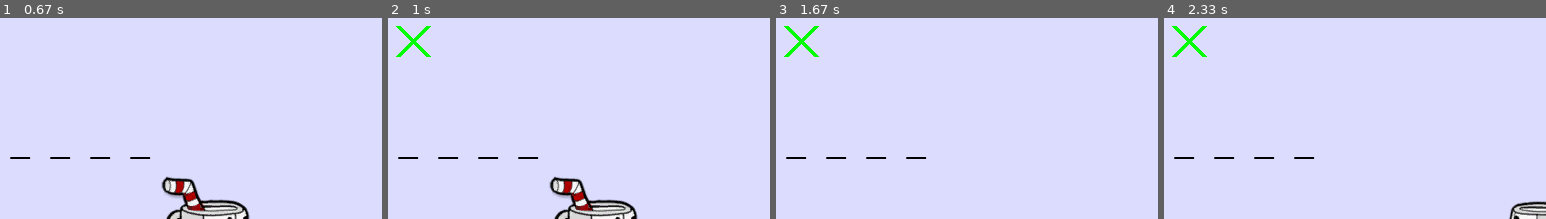
Above: before the commit, frames 1-4 (left to right).
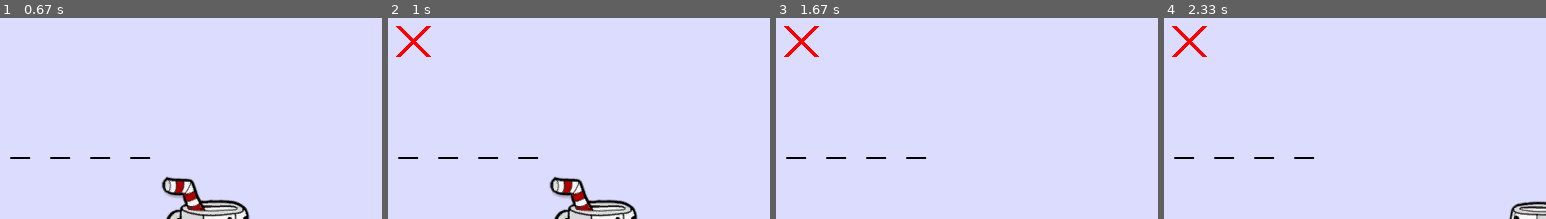
Above: after the commit, the same moments.

Repository: AlanCintora/Ahorcado_pygame
Game: pygame game, started from parcial.py
Same seed, same stepped clock (60 frames per second), same inputs: the game is played once before the commit and once after it.
Inputs (mouse positions are % of the whole screen's width and height, from its top left):
- Up to frame 1 (0.67 s): click (35, 42) at 0.38 s
- Up to frame 2 (1 s): tap Enter at 0.67 s
- Up to frame 3 (1.67 s): hold Right 1-1.47 s; hold Right from 1.5 s (still down)
- Up to frame 4 (2.33 s): release Right at 1.97 s; hold Left from 2 s (still down)
The pictures show only the part of the screen within x 5-55%, y 10-60%; the shares and areas given below are measured in that part.

Frame 1 is identical in both runs. In frame 2, 0.4% of the frame differs, in the area x 2-12%, y 3-20%; in frame 3, 0.4%; in frame 4, 0.4%.

Commit message:
se agrega musica de fondo + se cambiaa color de las cruces

Diff:
--- a/funciones.py
+++ b/funciones.py
@@ -42,13 +42,13 @@
     return False
 
 ### alan
-def dibujar_cruces(errores, pantalla, color):
+def dibujar_cruces(errores, pantalla, ROJO):
     for i in range(errores):
         # Cada cruz se desplaza 50 píxeles hacia la derecha
         x = 50 + i * 60
         y = 50
-        pygame.draw.line(pantalla, color, (x, y), (x + 30, y + 30), 5)
-        pygame.draw.line(pantalla, color, (x + 30, y), (x, y + 30), 5)
+        pygame.draw.line(pantalla, ROJO, (x, y), (x + 30, y + 30), 5)
+        pygame.draw.line(pantalla, ROJO, (x + 30, y), (x, y + 30), 5)
 
 ### matias
 def boton(x, y, ruta, escalado = 1):
@@ -160,7 +160,7 @@
     dibujar_personaje(pantalla, personaje)
     dibujar_ahorcado(
         pantalla, ahorcado, ahorcado["errores"])
-    dibujar_cruces(ahorcado["errores"], pantalla, VERDE)
+    dibujar_cruces(ahorcado["errores"], pantalla, ROJO)
     dibujar_juego(fuente, palabra_random, letras_presionadas, pantalla)
 
     palabra_mostrada = [letra if letra in letras_presionadas else "_" for letra in palabra_random]
@@ -175,3 +175,27 @@
         pygame.display.update()
         pygame.time.wait(2000)
         pygame.quit()
+
+
+
+
+
+# def procesar_tecla(letra, palabra, letras_adivinadas, errores, sonido_error):
+#     """
+#     Procesa una letra ingresada por el jugador.
+#     - letra: la tecla presionada
+#     - palabra_secreta: palabra que debe adivinarse
+#     - letras_adivinadas: lista de letras ya ingresadas
+#     - errores: cantidad de errores hasta ahora
+#     - sonido_error: sonido a reproducir si se equivoca
+#     Devuelve: (acierto: bool, errores: int)
+#     """
+#     letra = letra.upper()
+#     if letra.isalpha() and letra not in letras_adivinadas:
+#         letras_adivinadas.append(letra)
+#         if letra in palabra_secreta:
+#             return True, errores
+#         else:
+#             sonido_error.play()
+#             errores += 1
+#     return False, errores
--- /dev/null
+++ b/main.py
@@ -0,0 +1,98 @@
+# Importamos las librerías necesarias
+import pygame
+
+
+# Inicializamos Pygame
+pygame.init()
+pygame.mixer.init()
+
+# Dimensiones de la ventana
+ANCHO = 800
+ALTO = 600
+
+# Ícono
+icono = pygame.image.load("assets\icono.png")
+pygame.display.set_icon(icono)
+
+# Creamos la ventana principal
+ventana = pygame.display.set_mode((ANCHO, ALTO))
+pygame.display.set_caption("Ahorcado by 3 mosqueteros")
+
+# Colores (RGB)
+BLANCO = (255, 255, 255)
+ROJO = (255, 0, 0)
+NEGRO = (0, 0, 0)
+COLOR_FONDO = (220, 220, 255)
+
+# Fuente para los textos
+FUENTE = pygame.font.SysFont(None, 48)
+
+# Cargamos el sonido de error
+sonido_error = pygame.mixer.Sound("assets\error.wav")
+
+# Cargamos musica de background
+pygame.mixer.music.load("assets\suspense_background.mp3")
+pygame.mixer.music.play(-1)
+pygame.mixer.music.set_volume(0.3)
+
+#######Funciones para testing#################
+#Función para mostrar texto en pantalla
+def mostrar_texto(texto, x, y):
+    superficie = FUENTE.render(texto, True, NEGRO)
+    ventana.blit(superficie, (x, y))
+
+# Función para dibujar cruces rojas por cada error cometido
+def dibujar_cruces(errores):
+    for i in range(errores):
+        # Cada cruz se desplaza 50 píxeles hacia la derecha
+        x = 50 + i * 60
+        y = 50
+        pygame.draw.line(ventana, ROJO, (x, y), (x + 30, y + 30), 5)
+        pygame.draw.line(ventana, ROJO, (x + 30, y), (x, y + 30), 5)
+
+# Función que inicia un nuevo juego, devolviendo estructuras iniciales
+def nuevo_juego():
+    intentos = []  # Lista vacía para registrar intentos
+    errores = 0    # Contador de errores
+    return intentos, errores
+
+
+# ----------------- BUCLE PRINCIPAL -----------------
+def jugar():
+    # 1. Cargar palabras desde archivo y elegir una al azar
+    # 2. Inicializar estructuras necesarias: letras_adivinadas, errores, reloj, banderas
+    reloj = pygame.time.Clock()  # Controla la velocidad del juego
+    jugando = True
+    intentos, errores = nuevo_juego()
+
+    pygame.mixer.music.load("assets\suspense_background.mp3")
+    pygame.mixer.music.play(-1)
+    pygame.mixer.music.set_volume(0.3)
+
+    while jugando:
+        ventana.fill(COLOR_FONDO)
+
+        # Mostrar breve explicacion
+        mostrar_texto("Ahorcado - ¡Adivina la palabra o serás colgado!", 20, 300)
+        mostrar_texto(f"Intentos: {intentos}", 50, 550)
+
+
+        for evento in pygame.event.get():
+            if evento.type == pygame.QUIT:
+               jugando = False
+            elif evento.type == pygame.KEYDOWN:
+                if evento.key == pygame.K_ESCAPE:
+                    jugando = False
+
+        pygame.display.update()
+        pygame.display.flip()
+        reloj.tick(30)
+
+    # Cerramos Pygame correctamente
+    pygame.quit()
+    # Instrucción: este bloque debe ser completado por el estudiante según las consignas
+    pass
+
+# No ejecutar el juego automáticamente: solo se invoca desde consola o importación
+# Descomentar la línea siguiente para probar el juego terminado:
+jugar()
--- a/parcial.py
+++ b/parcial.py
@@ -7,6 +7,9 @@
 
 # Inicializar Pygame
 pygame.init()
+pygame.mixer.init()
+
+# Archivo donde se encuentran las palabras
 archivo = "archivo_palabras.txt"
 
 # Crear pantalla
@@ -18,6 +21,15 @@
 # ICONO
 icono = pygame.image.load("assets/icono.png")
 pygame.display.set_icon(icono)
+
+# Cargamos musica de background
+pygame.mixer.music.load("assets\suspense_background.mp3")
+pygame.mixer.music.play(-1)
+pygame.mixer.music.set_volume(0.5)
+
+# Cargamos el sonido de error
+sonido_error = pygame.mixer.Sound("assets\error.wav")
+pygame.mixer.music.set_volume(0.3)
 
 # FUENTE
 FUENTE = pygame.font.SysFont(None, 48)
Not shown, added: assets/error.wav
Not shown, added: assets/suspense_background.mp3
